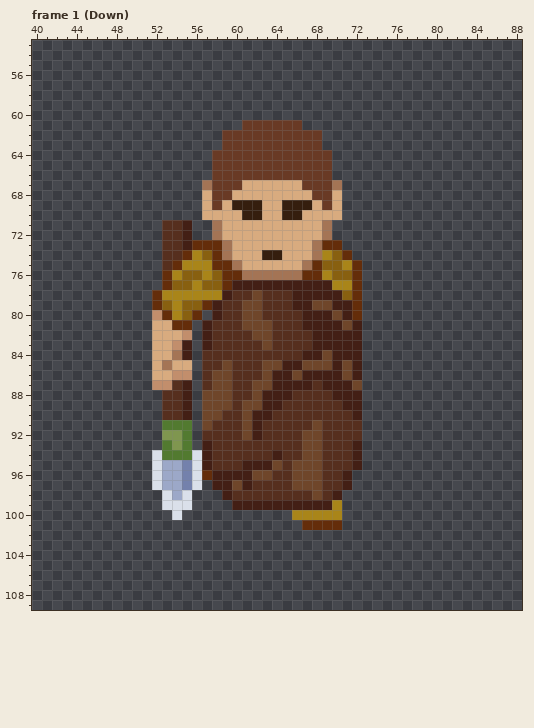
Pixel-art file -- Assets/Combat/Graphics/Characters/Human/Humans_Tank_Body_Idle.aseprite. This is how it looked before the edit.
128x128 pixels, 64 frames. Shown: frame 1 (Down): x 40..88, y 53..109. The commit also changed other frames, which this record leaves out.
And afterwards:
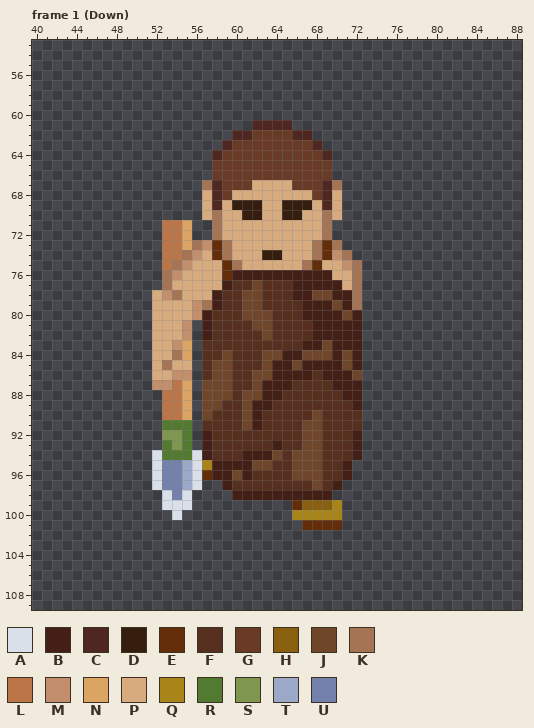
Palette (. is transparent): A #dae0ea  B #431f15  C #502720  D #351e0e  E #642d0a  F #562f1e  G #693a25  H #886010  J #6f462a  K #a47455  L #bb7547  M #c28e6c  N #dba463  P #d8ab7f  Q #a98519  R #527a30  S #7f964f  T #9ca8c8  U #7481ac
From old to new:
layer "Shield" added
layer "Spear" added
layer "Shield&Spear" removed
--- frame 1 (Down)
@@ x 50..74 @@
  60 .........................
- 61 ...........GGGGGG........
- 62 .........GGGGGGGGGG......
- 63 .........GGGGGGGGGG......
- 64 ........GGGGGGGGGGGG.....
+ 61 ............CCCC.........
+ 62 ..........CCGGGGCC.......
+ 63 .........CGGGGGGGGC......
+ 64 ........CGGGGGGGGGGC.....
  65 ........GGGGGGGGGGGG.....
  66 ........GGGGGGGGGGGG.....
- 67 .......KGGGPPPPPPGGGK....
- 68 .......PGGPPPPPPPPGGP....
- 69 .......PGPDDDPPDDDPGP....
- 70 .......PPPPDDPPDDPPPP....
- 71 ...FFB..KPPPPPPPPPPK.....
- 72 ...FFB..KPPPPPPPPPPK.....
- 73 ...FFBEEEKPPPPPPPPKEE....
- 74 ...FFEQHEKPPPDDPPPKQHE...
- 75 ...FEQQQEEKPPPPPPKEHHQE..
- 76 ...EQHHQHEEKKKKKKEEQHHE..
- 77 ...EHHQHHEBBBBBBBBBBQQE..
- 78 ..EQQQQQQBFFJFFFBBBBBHE..
- 79 ..EHQHHEBFFJJFFFBBJJBBE..
- 80 ..MEQHE.BFFJJFFFFBBBJBE..
- 81 ..PPEE.BFFFJJJFFFBBBBJB..
- 82 ..PPPM.BFFFFJJFFFFBBBBB..
- 83 ..PPMB.BFFFFFJFFFFBBBBB..
- 84 ..PPKB.FFFFFFFFFFBBJBBB..
- 85 ..PKPP.FFJFFFJJBBJJJBJB..
- 86 ..PPMM.FJJFFFJBBJBBBBJB..
- 87 ..MMFB.FJJFFJJBBBBFBBBJ..
- 88 ...FFB.JJJFFJBBBFFFFBBB..
- 89 ...FFB.JJJFJJBBFFFFFFBB..
- 90 ...FFB.JJFFJBBFFFFFFFFB..
- 91 ...RRR.JFFFJBFFFFFJFFFF..
- 92 ...SSR.FFFFJBFFFFJJFFFF..
- 93 ...RSR.BFFFFFFFFFJJFFFB..
- 94 ..ARRRABFFFFFFBFFJJFFFB..
- 95 ..ATTUABFFFBBBJFJJJFFFB..
- 96 ..ATTUAEBBBBJJFFJJJFFB...
- 97 ..ATTUA.BBJBFFFFJJJFFB...
- 98 ...ATA...BFFFFFFFFJFB....
- 99 ...AAA....BBBBBBBBBBQ....
+ 67 .......KCGGGPPPPGGGCK....
+ 68 .......PCGPPPPPPPPGCP....
+ 69 .......PCPDDDPPDDDPCP....
+ 70 .......PKPPDDPPDDPPKP....
+ 71 ...LLN..KPPPPPPPPPPK.....
+ 72 ...LLN..KPPPPPPPPPPK.....
+ 73 ...LLNKMEKPPPPPPPPKEK....
+ 74 ...LLKMPEKPPPDDPPPKEMK...
+ 75 ...LKMPPPEKPPPPPPKEPPMK..
+ 76 ...KMPPPPEBBBBBBBBBBPPK..
+ 77 ...KPPPPPBFFJFFFBBBBBPK..
+ 78 ..PMKPPPBFFJJFFFBBJJBBK..
+ 79 ..PPPPMKBFFJJFFFFBBBJBK..
+ 80 ..PPPPMBFFFJJJFFFBBBBJB..
+ 81 ..PPPM.BFFFFJJFFFFBBBBB..
+ 82 ..PPPM.BFFFFFJFFFFBBBBB..
+ 83 ..PPMN.FFFFFFFFFFBBJBBB..
+ 84 ..PPKN.FFJFFFJJBBJJJBJB..
+ 85 ..PKPP.FJJFFFJBBJBBBBJB..
+ 86 ..PPMM.FJJFFJJBBBBFBBBJ..
+ 87 ..MMLN.JJJFFJBBBFFFFBBB..
+ 88 ...LLN.JJJFJJBBFFFFFFBB..
+ 89 ...LLN.JJFFJBBFFFFFFFFB..
+ 90 ...LLN.JFFFJBFFFFFJFFFF..
+ 91 ...RRR.FFFFJBFFFFJJFFFF..
+ 92 ...SSR.BFFFFFFFFFJJFFFB..
+ 93 ...RSR.BFFFFFFBFFJJFFFB..
+ 94 ..ARRRABFFFBBBJFJJJFFFB..
+ 95 ..AUUTAQBBBBJJFFJJJFFB...
+ 96 ..AUUTAEBBJBFFFFJJJFFB...
+ 97 ..AUUTA..BFFFFFFFFJFB....
+ 98 ...AUA....BBBBBBBBBB.....
+ 99 ...AAA..........EHHHQ....
 100 ....A...........QQQQQ....
Changed places in both pictures, as pixel boxes (x1, y1, x2, y2):
changed: (152, 120, 362, 510)
